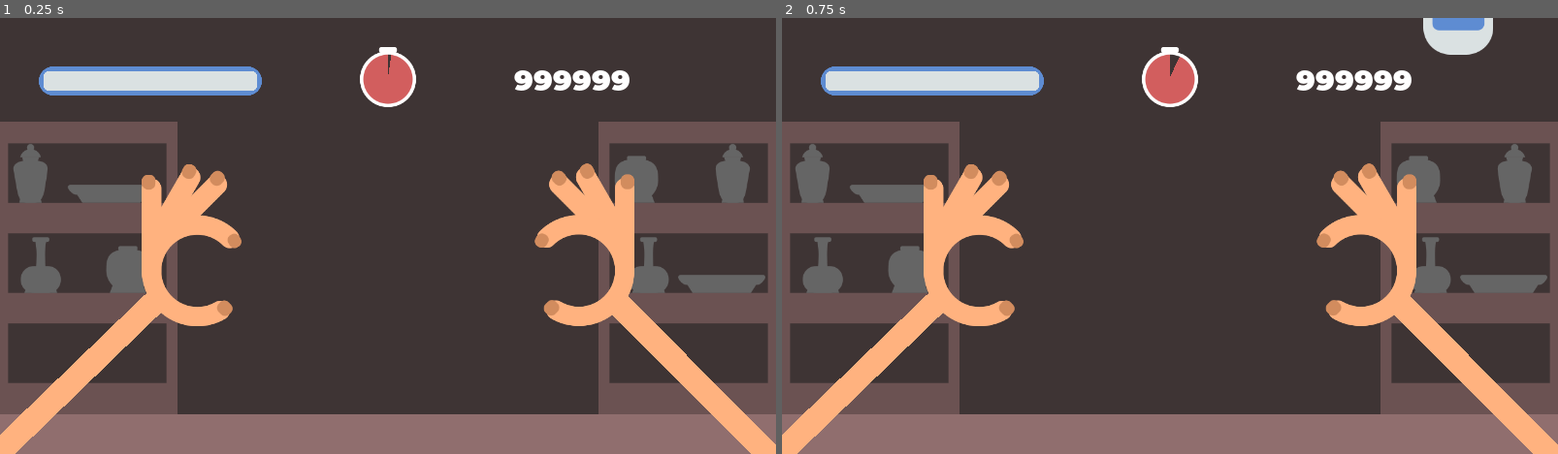
Above: before the commit, frames 1-2 (left to right).
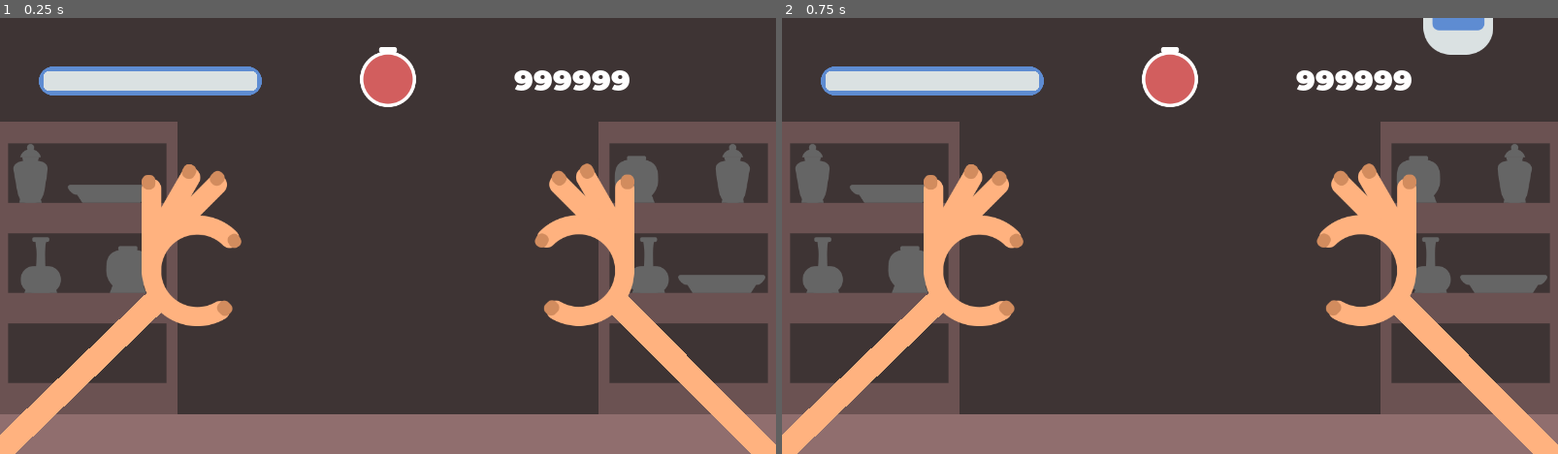
Above: after the commit, the same moments.

Repository: williamd1k0/untitled-glue-game
Game: Godot game, scene res://devel/TestGrab.tscn
Same seed, same stepped clock (60 frames per second), same inputs: the game is played once before the commit and once after it. The project has no main scene, so this scene is started directly. The engine's default icon, where the game draws it, is replaced by a stand-in: a white triangle on a blue panel in a dark square.
Inputs:
- Up to frame 1 (0.25 s): no input
- Up to frame 2 (0.75 s): tap Enter at 0.5 s

The runs differ from the first frame. In frame 1, 0.2% of the frame differs, in the area x 18-82%, y 8-71%; in frame 2, 0.2%, in the area x 18-82%, y 6-71%.

Commit message:
Override test grab scene

Diff:
--- a/devel/TestGrab.tscn
+++ b/devel/TestGrab.tscn
@@ -8,8 +8,6 @@
 [ext_resource path="res://game/gameplay/grab-items/plate-1/Plate1Puzzle.tscn" type="PackedScene" id=6]
 [ext_resource path="res://game/gameplay/GlueRecharge.tscn" type="PackedScene" id=7]
 [ext_resource path="res://game/gameplay/glue/GlueSpawner.tscn" type="PackedScene" id=8]
-[ext_resource path="res://devel/LevelTime.gd" type="Script" id=9]
-[ext_resource path="res://game/gameplay/Time.tres" type="Resource" id=10]
 
 [sub_resource type="PhysicsMaterial" id=1]
 bounce = 1.0
@@ -21,12 +19,6 @@
 extents = Vector2( 28.0006, 421.207 )
 
 [node name="TestGrab" type="Node2D"]
-
-[node name="LevelTime" type="Node" parent="."]
-script = ExtResource( 9 )
-time = ExtResource( 10 )
-
-[node name="GlueRecharger" parent="." instance=ExtResource( 7 )]
 
 [node name="GameLayer" type="CanvasLayer" parent="."]
 layer = 0
@@ -60,12 +52,12 @@
 position = Vector2( 1288, 328 )
 shape = SubResource( 3 )
 
-[node name="Hands" parent="GameLayer" instance=ExtResource( 1 )]
-
-[node name="GlueSpawner" parent="GameLayer" instance=ExtResource( 8 )]
-position = Vector2( 896, -64 )
-container_path = NodePath("..")
-
 [node name="InterfaceLayer" type="CanvasLayer" parent="."]
 
 [node name="Interface" parent="InterfaceLayer" instance=ExtResource( 4 )]
+
+[node name="GlueRecharger" parent="." instance=ExtResource( 7 )]
+
+[node name="GlueSpawner" parent="." instance=ExtResource( 8 )]
+position = Vector2( 896, -64 )
+container_path = NodePath("../GameLayer")
Not shown: 1 places in devel/TestGrab.tscn that only renumber resources
